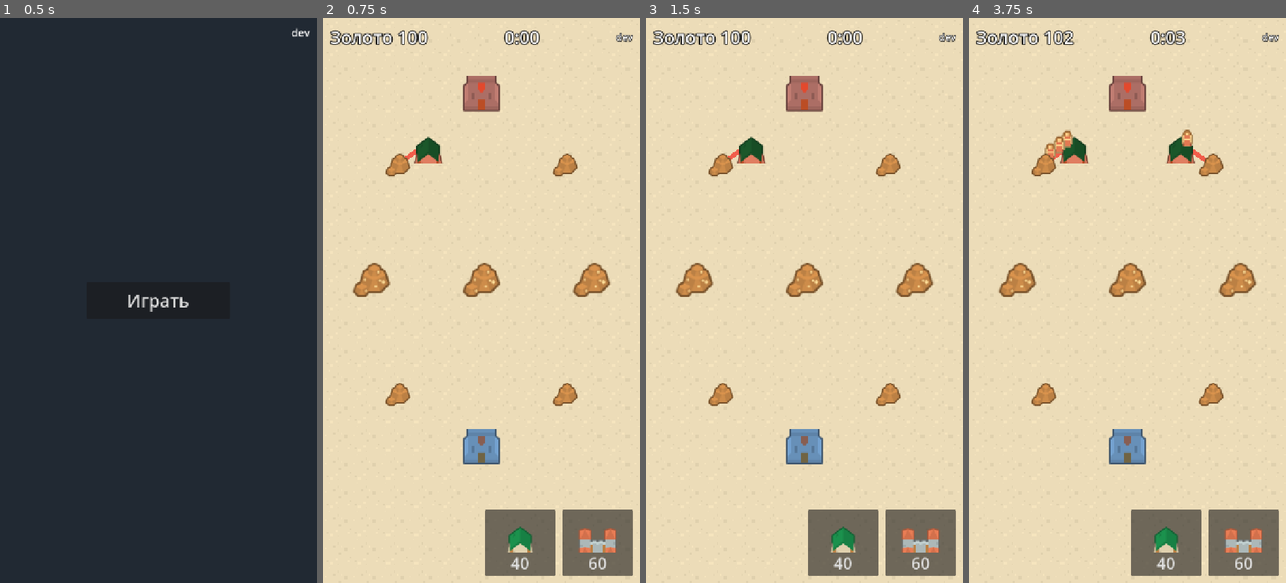
Above: before the commit, frames 1-4 (left to right).
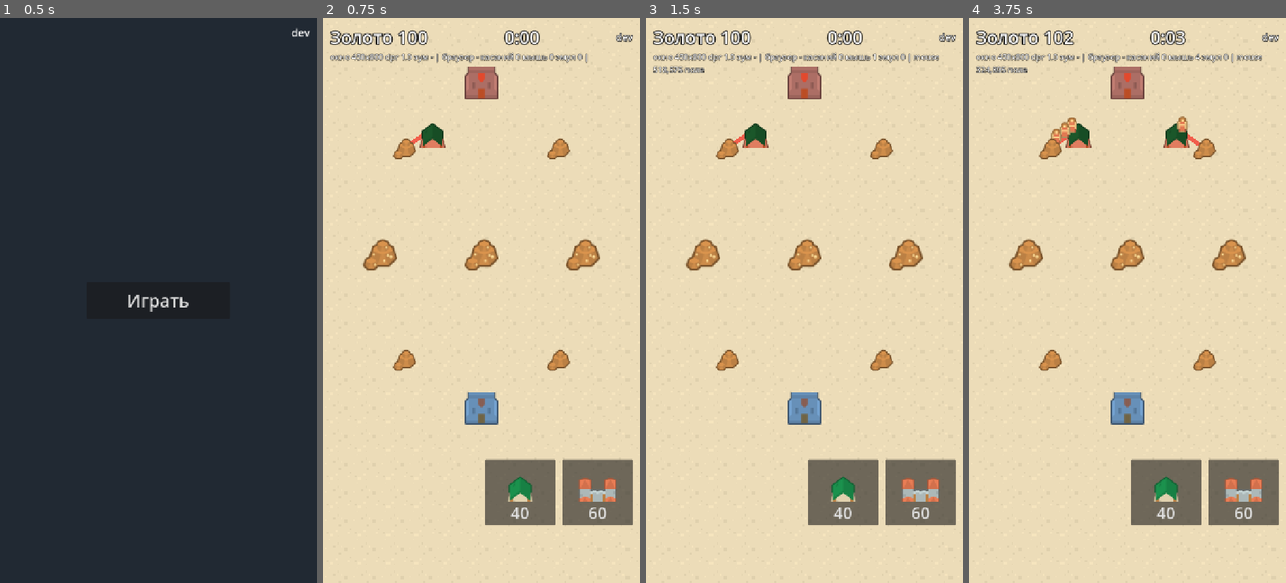
Above: after the commit, the same moments.

Repository: fishert2812/strategy-2d
Game: Godot game, scene res://scenes/main.tscn
The game is run twice, just before and just after one commit, with the same random seed, the same clock (stepped at 60 frames per second) and the same inputs.
Inputs (mouse positions are in pixels of both pictures, inside the frame that each line leads up to):
- Up to frame 1 (0.5 s): no input
- Up to frame 2 (0.75 s): click "Играть" at 0.5 s
- Up to frame 3 (1.5 s): tap Enter at 1.25 s; move the mouse to (874, 272) at 1.27 s; click (874, 272) at 1.42 s
- Up to frame 4 (3.75 s): drag from (1064, 328) to (1111, 413) at 2.02 s; move the mouse to (1159, 176) at 2.77 s; click (1159, 176) at 2.92 s; drag from (1111, 413) to (1032, 215) at 3.52 s

Frame 1 is identical in both runs. In frame 2, 15% of the frame differs, in the area x 2-98%, y 6-99%; in frame 3, 15%; in frame 4, 16%.

Commit message:
Касание на iPhone: одно нажатие из касания и его мыши, строка отладки, кнопки выше нижней полосы Safari
Co-Authored-By: Claude Opus 5.5 <noreply@anthropic.com>
Claude-Session: https://claude.ai/code/session_019VbyzFae5xLzL824rEKy7F

Diff:
--- a/scenes/battle.tscn
+++ b/scenes/battle.tscn
@@ -82,6 +82,14 @@
 theme_override_font_sizes/font_size = 22
 text = "dev"
 
+[node name="Debug" type="Label" parent="Hud/Box"]
+layout_mode = 2
+theme_override_colors/font_outline_color = Color(0, 0, 0, 1)
+theme_override_constants/outline_size = 4
+theme_override_font_sizes/font_size = 18
+autowrap_mode = 3
+text = " "
+
 [node name="Hint" type="Label" parent="Hud/Box"]
 modulate = Color(1, 1, 1, 0)
 layout_mode = 2
@@ -101,6 +109,11 @@
 mouse_filter = 2
 alignment = 2
 theme_override_constants/separation = 16
+
+[node name="Under" type="Control" parent="Hud/Box"]
+custom_minimum_size = Vector2(0, 110)
+layout_mode = 2
+mouse_filter = 2
 
 [node name="camp" type="Button" parent="Hud/Box/Bar"]
 custom_minimum_size = Vector2(160, 150)
--- a/scripts/battle.gd
+++ b/scripts/battle.gd
@@ -25,6 +25,10 @@
 var _sprites := {}
 var _drag := {}
 var _picked := {}
+var _down := false
+## Счётчики нажатий для строки отладки: касания, мышь, мышь из касания.
+var taps := {"touch": 0, "mouse": 0, "emulated": 0}
+var _last := ""
 var _units := {}
 var _lines := {}
 
@@ -38,6 +42,8 @@
 	$Hud/Box/Top/Sha.text = Version.sha()
 	$End/Center/Box/Again.pressed.connect(restart)
 	SafeArea.apply($Hud)
+	if OS.has_feature("web"):
+		JavaScriptBridge.eval("window._t=0;addEventListener('touchstart',function(){window._t++},{capture:true,passive:true})")
 	restart()
 
 
@@ -85,6 +91,7 @@
 		var bar: ProgressBar = _sprites[b.id].get_node("Hp")
 		bar.value = b.hp / b.max_hp * 100.0
 		bar.visible = b.hp < b.max_hp
+	$Hud/Box/Debug.text = debug_text()
 	_sync_paths()
 	_sync_units()
 
@@ -133,18 +140,45 @@
 	return line
 
 
-## Палец на телефоне: касание и перетягивание. Мышь — для компьютера; мышь, которую
-## браузер сам делает из касания, пропускаем, чтобы одно касание не сработало дважды.
-func _unhandled_input(e: InputEvent) -> void:
-	if e is InputEventMouse and e.device == InputEvent.DEVICE_ID_EMULATION:
-		return
-	if (e is InputEventScreenTouch and e.index == 0) or (e is InputEventMouseButton and e.button_index == MOUSE_BUTTON_LEFT):
-		if e.pressed:
+## Палец на телефоне: касание и перетягивание. Берём первое пришедшее событие нажатия —
+## касание, мышь или мышь, которую браузер делает из касания, — повторы того же нажатия пропускаем.
+## Читаем в _input, раньше интерфейса, чтобы ничто сверху не съело касание.
+func _input(e: InputEvent) -> void:
+	var press: bool = (e is InputEventScreenTouch and e.index == 0) or (e is InputEventMouseButton and e.button_index == MOUSE_BUTTON_LEFT)
+	if press:
+		_count(e)
+		if e.pressed and not _down:
+			_down = true
 			_press(e.position)
-		elif not _drag.is_empty():
-			_release(e.position)
+		elif not e.pressed and _down:
+			_down = false
+			if not _drag.is_empty():
+				_release(e.position)
 	elif ((e is InputEventScreenDrag and e.index == 0) or e is InputEventMouseMotion) and not _drag.is_empty():
 		_move(e.position)
+
+
+func _count(e: InputEvent) -> void:
+	if not e.is_pressed():
+		return
+	var kind: String = "touch" if e is InputEventScreenTouch else ("emulated" if e.device == InputEvent.DEVICE_ID_EMULATION else "mouse")
+	taps[kind] += 1
+	var under := "поле"
+	for k in buttons:
+		if buttons[k].get_global_rect().has_point(e.position):
+			under = "кнопка " + k
+	_last = "%s %d,%d %s" % [kind, e.position.x, e.position.y, under]
+
+
+## Строка отладки: окно, плотность, увеличение страницы, касания браузера и Godot, последнее нажатие.
+func debug_text() -> String:
+	var zoom := "-"
+	var web := "-"
+	if OS.has_feature("web"):
+		zoom = str(JavaScriptBridge.eval("window.visualViewport?visualViewport.scale.toFixed(2):'?'"))
+		web = str(JavaScriptBridge.eval("window._t"))
+	var w := DisplayServer.window_get_size()
+	return "окно %dx%d dpr %.1f зум %s | браузер %s касаний %d мышь %d эмул %d | %s" % [w.x, w.y, DisplayServer.screen_get_scale(), zoom, web, taps.touch, taps.mouse, taps.emulated, _last]
 
 
 func _move(pos: Vector2) -> void:
--- a/tests/test_touch.gd
+++ b/tests/test_touch.gd
@@ -101,3 +101,31 @@
 	if phone[1] != 86 or phone[3] != 62:
 		return "на iPhone отступы сверху %d и снизу %d, ждали 86 и 62" % [phone[1], phone[3]]
 	return ""
+
+
+func _mouse(battle: Control, pos: Vector2, pressed: bool) -> void:
+	var e := InputEventMouseButton.new()
+	e.button_index = MOUSE_BUTTON_LEFT
+	e.position = pos
+	e.pressed = pressed
+	e.device = InputEvent.DEVICE_ID_EMULATION
+	battle.get_viewport().push_input(e, true)
+
+
+## Браузер шлёт на одно касание и касание, и мышь: здание ставится один раз, строка отладки их считает.
+func test_one_press_from_touch_and_its_mouse() -> String:
+	var battle: Control = await _battle(SIZES[0])
+	var spot := _at(battle, Vector2(250, 830))
+	for pos in [_button(battle, "camp"), spot]:
+		_touch(battle, pos, true)
+		_mouse(battle, pos, true)
+		_touch(battle, pos, false)
+		_mouse(battle, pos, false)
+	var camps: int = battle.sim.of_side(Sim.PLAYER, "camp").size()
+	var text: String = battle.debug_text()
+	battle.get_parent().free()
+	if camps != 1:
+		return "касание и его мышь поставили лагерей: %d, ждали 1" % camps
+	if not ("касаний 2" in text and "эмул 2" in text and "поле" in text):
+		return "строка отладки не посчитала нажатия: " + text
+	return ""
